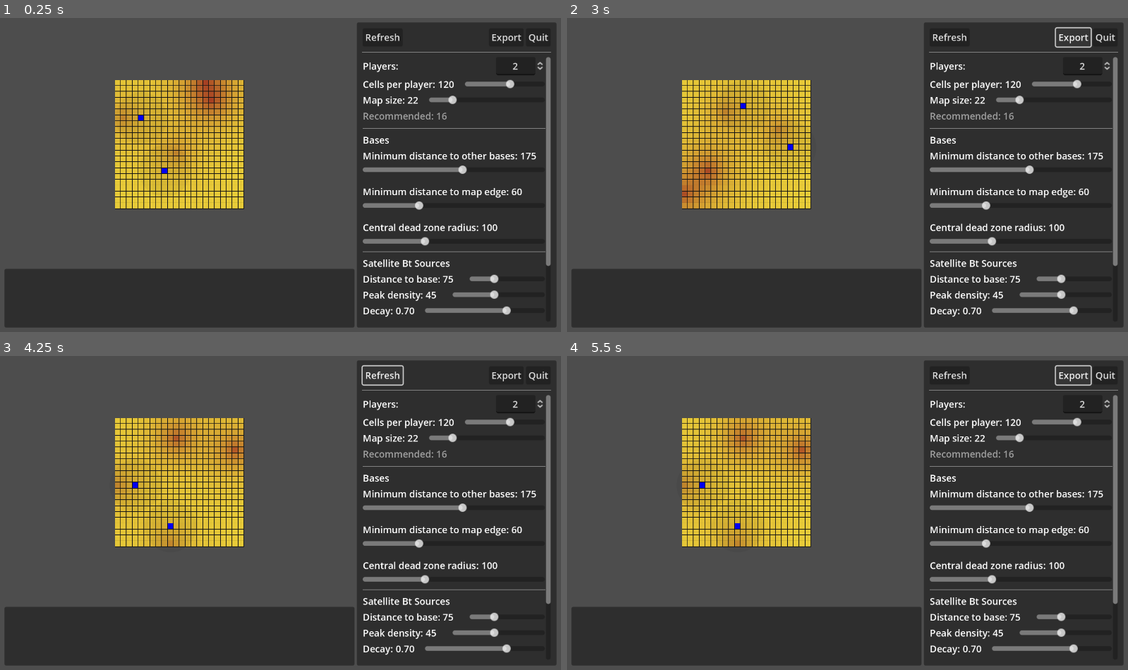
Above: before the commit, frames 1-4 (two rows, left to right).
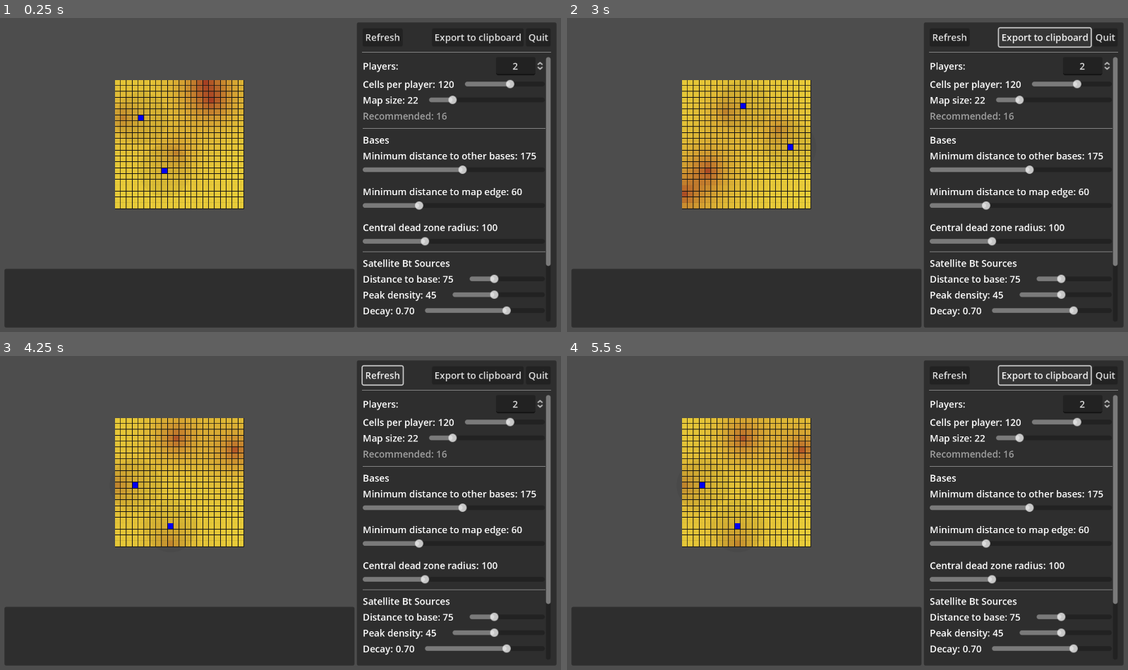
Above: after the commit, the same moments.

Repository: wadcom/kisarra-mapgen
Game: Godot game, scene res://main.tscn
The game is run twice, just before and just after one commit, with the same random seed, the same clock (stepped at 60 frames per second) and the same inputs.
Inputs:
- Up to frame 1 (0.25 s): no input
- Up to frame 2 (3 s): click "Export" (after the commit: "Export to clipboard") at 0.5 s; click "Refresh" at 1.25 s; click "Refresh" at 2 s; click "Export" (after the commit: "Export to clipboard") at 2.75 s
- Up to frame 3 (4.25 s): click "Refresh" at 3.5 s
- Up to frame 4 (5.5 s): click "Export" (after the commit: "Export to clipboard") at 4.25 s; tap Enter at 5 s

The runs differ from the first frame. In frame 1, 0.2% of the frame differs, in the area x 77-93%, y 4-9%; in frame 2, 0.3%, in the area x 76-93%, y 2-10%; in frame 3, 0.2%; in frame 4, 0.3%.

Commit message:
Implement export to clipboard

Diff:
--- a/main.gd
+++ b/main.gd
@@ -7,4 +7,4 @@
 
 func _on_export_requested():
 	var data = %MapArea.export_map()
-	print(data)
+	DisplayServer.clipboard_set(JSON.stringify(data, "  "))
--- a/side_panel.tscn
+++ b/side_panel.tscn
@@ -27,7 +27,7 @@
 
 [node name="ExportButton" type="Button" parent="ButtonBar"]
 layout_mode = 2
-text = "Export"
+text = "Export to clipboard"
 
 [node name="QuitButton" type="Button" parent="ButtonBar"]
 layout_mode = 2
